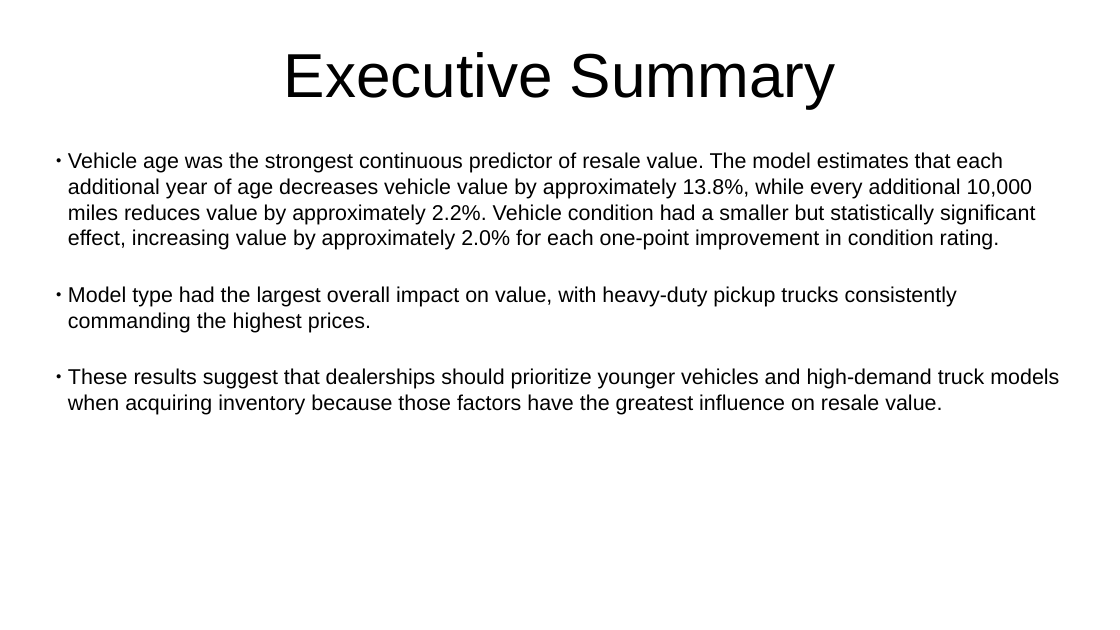
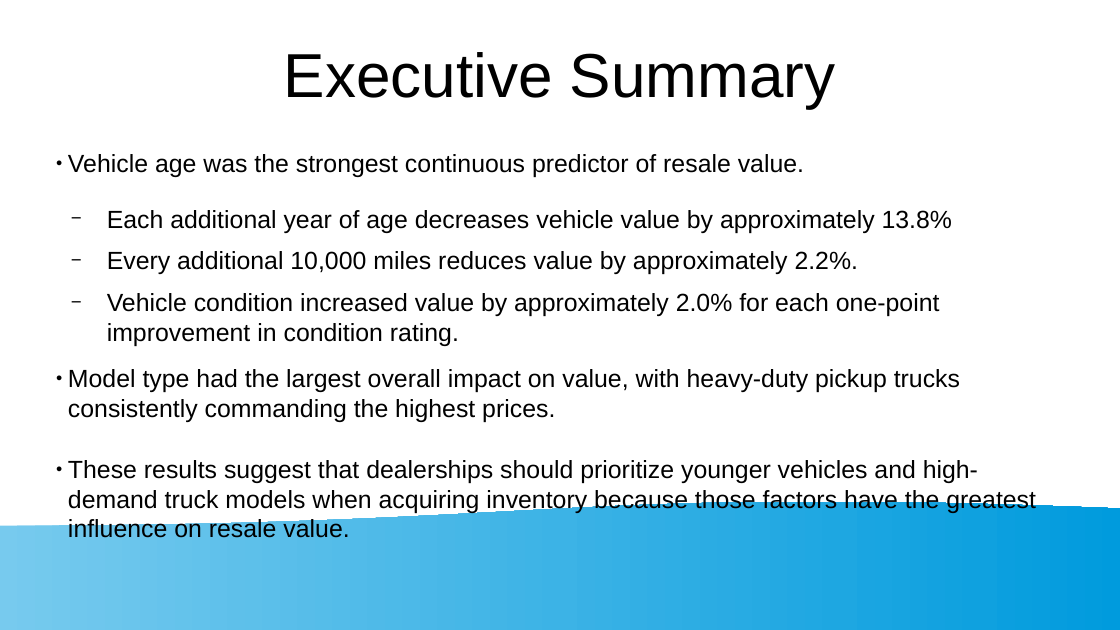
Before and after one commit to sbowler/project-one, a slide deck: slide 3 of presentations/project1_presentation.pptx. Drawn at 1120x630 pixels with LibreOffice and Linux fonts; fonts in the diff are those of the drawing. Boxes give left, top, right and bottom in pixels: in the first picture for what was removed or moved away, otherwise in the second. Text is boxed around its words. In the diff, an @@ line names an element or a change of style, - is before the commit and + after.

```diff
--- a/presentations/project1_presentation.pptx
+++ b/presentations/project1_presentation.pptx
@@ text at [68, 154, 952, 346]: text changed; size 15.2 to 17.6 pt @@
-● Vehicle age was the strongest continuous predictor of resale value. The model estimates that each additional year of age decreases vehicle value by approximately 13.8%, while every additional 10,000 miles reduces value by approximately 2.2%. Vehicle condition had a smaller but statistically significant effect, increasing value by approximately 2.0% for each one-point improvement in condition rating.
+● Vehicle age was the strongest continuous predictor of resale value.
+  − Each additional year of age decreases vehicle value by approximately 13.8%
+  − Every additional 10,000 miles reduces value by approximately 2.2%.
+  − Vehicle condition increased value by approximately 2.0% for each one-point improvement in condition rating.
@@ text at [68, 369, 1036, 514]: size 15.2 to 17.6 pt in "Model type had the largest overall impact ...", "These results suggest that dealerships should prioritize ..."; line spacing 1 to 1 @@
@@ flow chart document added at [0, 500, 1120, 630], fill gradient #77CAEE to #75C9EE to #73C9ED to #71C8ED to #6FC7ED to #6EC6ED @@
```
Also in this commit, not shown: 14 other slides changed, 1 slide added.
